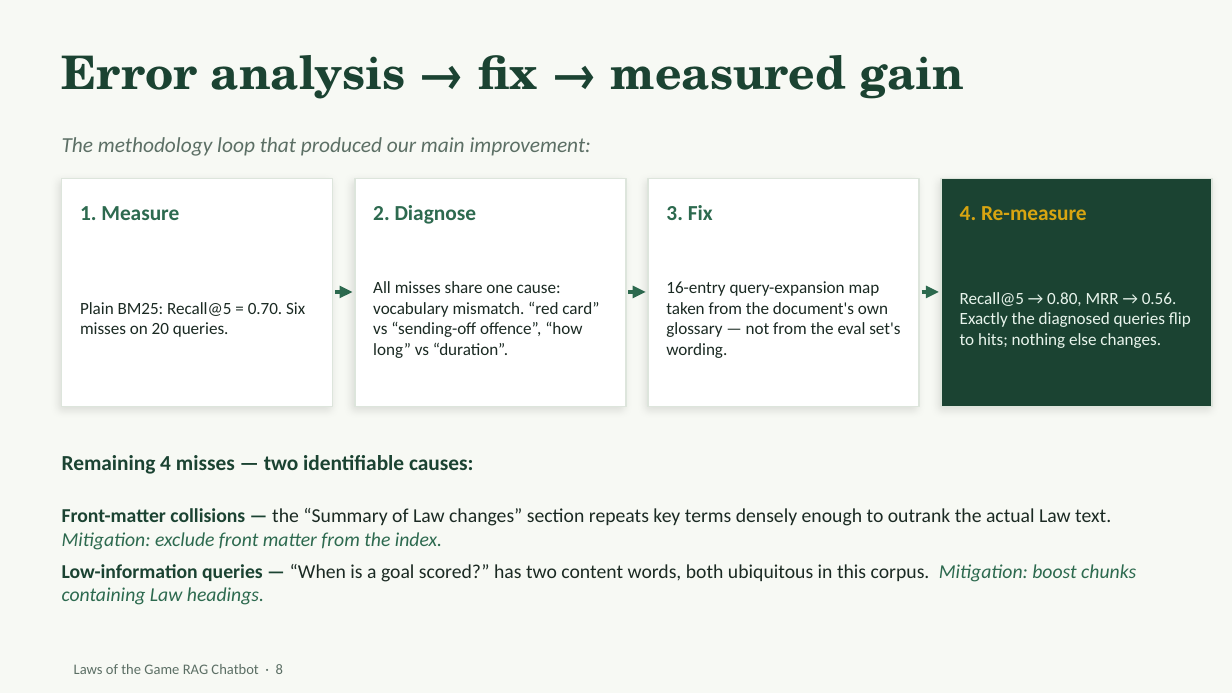
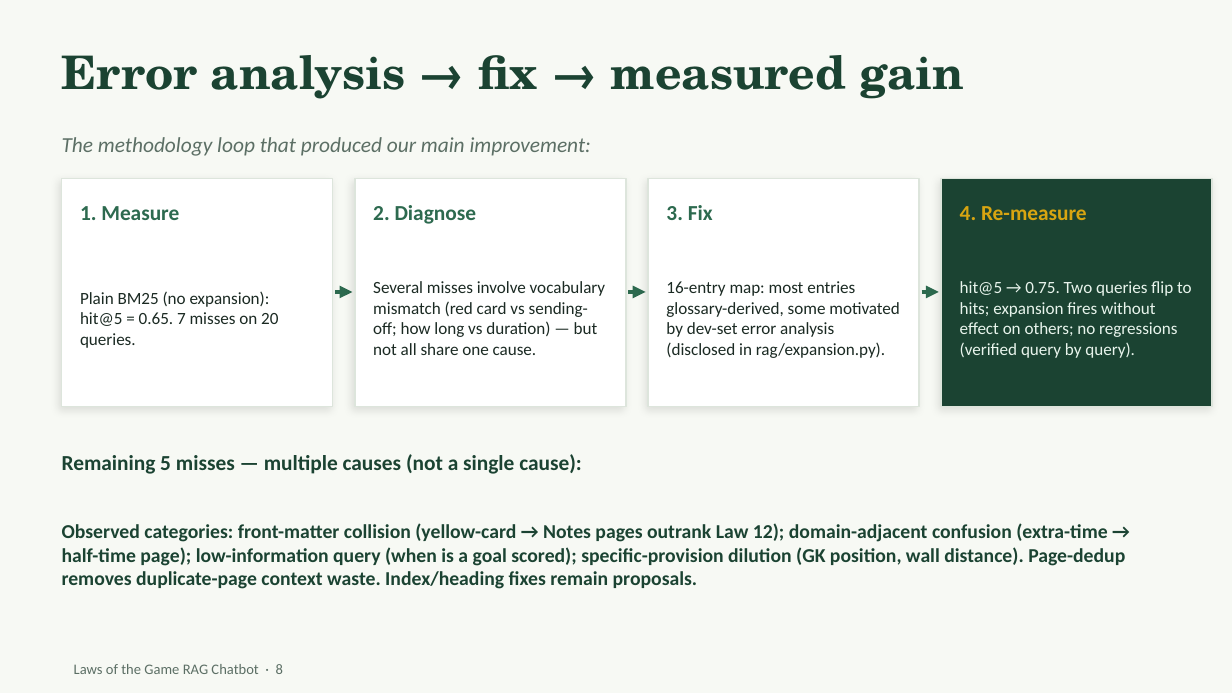
Before and after one commit to harish885/fifa-rag-chatbot, a slide deck: slide 8 of laws_rag_presentation.pptx. Drawn at 1232x693 pixels with LibreOffice and Linux fonts; fonts in the diff are those of the drawing. Boxes give left, top, right and bottom in pixels: in the first picture for what was removed or moved away, otherwise in the second. Text is boxed around its words. In the diff, an @@ line names an element or a change of style, - is before the commit and + after.

Commit message:
Production & academic hardening pass
- rag/ reusable retrieval core (shared by API, eval, notebook, tests)
- fix token-boundary query expansion (keeper/var bug) + history-aware retrieval
- page-diverse retrieval; cleaned sentence-aware ingestion; regenerate chunks
- rename Recall@k -> Page Hit Rate@k; richer results.json; dev-set metadata
- answer-level eval harness + deterministic citation checks; corpus provenance
- API hardening (typed models, status, citation-validated sources, timeouts)
- patch Starlette CVE-2026-48710 (fastapi 0.136.3); split deploy/dev reqs
- 77 tests + CI (pytest, eval regression, notebook, pip-audit)
- rewrite README, notebook, slide deck (correct metrics/claims)

```diff
--- a/laws_rag_presentation.pptx
+++ b/laws_rag_presentation.pptx
@@ text at box(80, 291, 278, 348): text changed @@
-Plain BM25: Recall@5 = 0.70. Six misses on 20 queries.
+Plain BM25 (no expansion): hit@5 = 0.65. 7 misses on 20 queries.
@@ text at box(373, 281, 605, 355): text changed @@
-All misses share one cause: vocabulary mismatch. “red card” vs “sending-off offence”, “how long” vs “duration”.
+Several misses involve vocabulary mismatch (red card vs sending-off; how long vs duration) — but not all share one cause.
@@ text at box(666, 281, 900, 358): text changed @@
-16-entry query-expansion map taken from the document's own glossary — not from the eval set's wording.
+16-entry map: most entries glossary-derived, some motivated by dev-set error analysis (disclosed in rag/expansion.py).
@@ text at box(960, 281, 1192, 358): text changed @@
-Recall@5 → 0.80, MRR → 0.56. Exactly the diagnosed queries flip to hits; nothing else changes.
+hit@5 → 0.75. Two queries flip to hits; expansion fires without effect on others; no regressions (verified query by query).
@@ text at box(62, 454, 582, 474): text changed @@
-Remaining 4 misses — two identifiable causes:
+Remaining 5 misses — multiple causes (not a single cause):
@@ text at box(62, 523, 1125, 589): text changed; text colour #1B2A23 to #1B4332; bold on @@
-Front-matter collisions — the “Summary of Law changes” section repeats key terms densely enough to outrank the actual Law text. Mitigation: exclude front matter from the index.
-Low-information queries — “When is a goal scored?” has two content words, both ubiquitous in this corpus. Mitigation: boost chunks containing Law headings.
+Observed categories: front-matter collision (yellow-card → Notes pages outrank Law 12); domain-adjacent confusion (extra-time → half-time page); low-information query (when is a goal scored); specific-provision dilution (GK position, wall distance). Page-dedup removes duplicate-page context waste. Index/heading fixes remain proposals.
```
Also in this commit, not shown: 9 other slides changed, 2 slides added, 44 other files.
